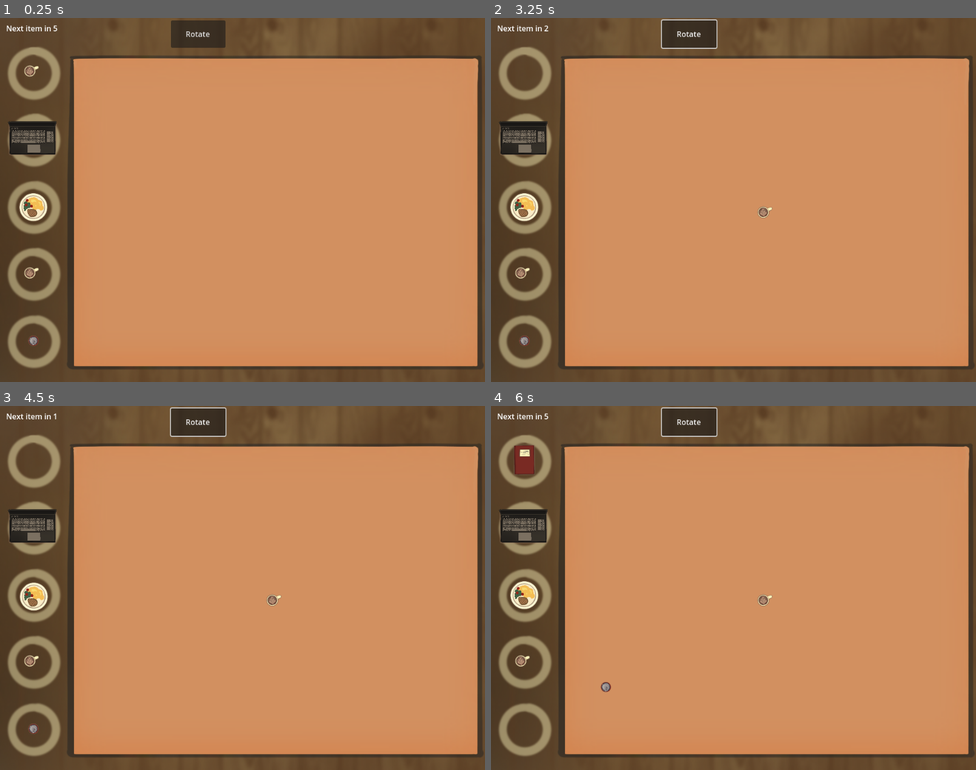
Above: before the commit, frames 1-4 (two rows, left to right).
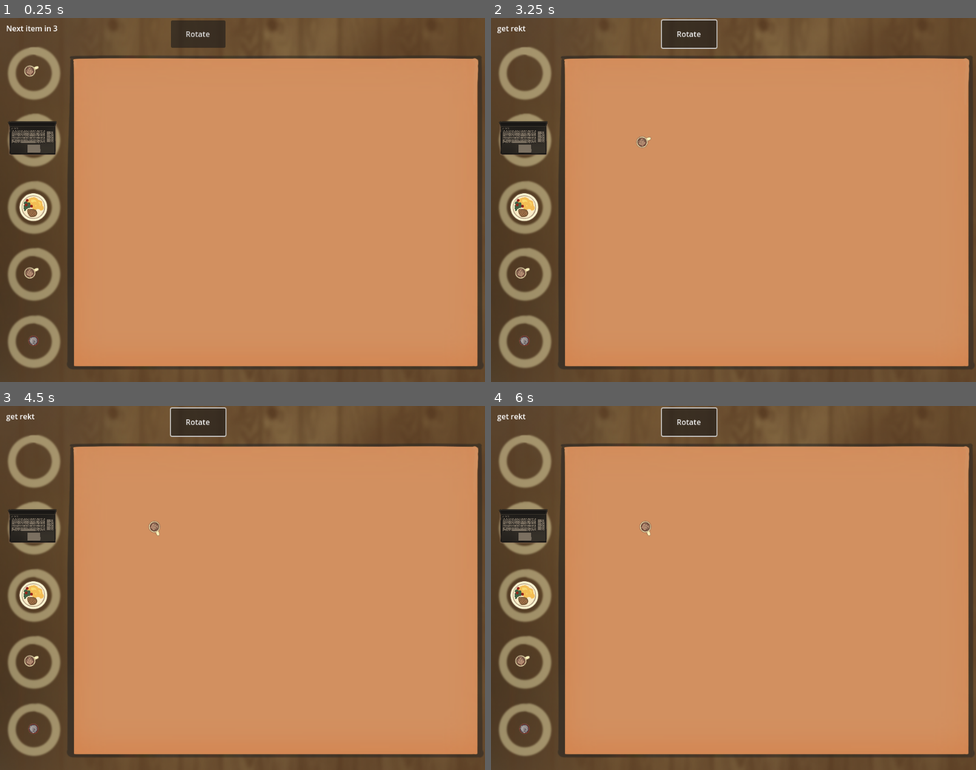
Above: after the commit, the same moments.

Repository: Nekaque/GJTraining
Game: Godot game, scene res://scenes/main.tscn
The game is run twice, just before and just after one commit, with the same random seed, the same clock (stepped at 60 frames per second) and the same inputs.
Inputs (mouse positions are in pixels of both pictures, inside the frame that each line leads up to):
- Up to frame 1 (0.25 s): no input
- Up to frame 2 (3.25 s): click "Rotate" at 0.5 s; click "Rotate" at 1.25 s; click "Rotate" at 2 s; tap Enter at 2.75 s; drag from (524, 72) to (767, 210) at 2.77 s
- Up to frame 3 (4.5 s): tap Space at 3.5 s; drag from (33, 526) to (276, 598) at 3.52 s; move the mouse to (33, 595) at 4.27 s; hold R (rotate) from 4.28 s (still down); click (33, 595) at 4.42 s
- Up to frame 4 (6 s): release R (rotate) at 5 s; tap Enter at 5 s; drag from (524, 660) to (767, 602) at 5.02 s; drag from (524, 729) to (767, 602) at 5.77 s

The runs differ from the first frame. In frame 1, less than 0.1% of the frame differs, in the area x 11-12%, y 2-4%; in frame 2, 0.2%; in frame 3, 0.5%; in frame 4, 0.6%, in the area x 1-58%, y 2-90%.

Commit message:
rotations fixed

Diff:
--- a/scripts/main.gd
+++ b/scripts/main.gd
@@ -8,7 +8,7 @@
 var occupied = null
 var collided = 0
 var rest = 0
-var time = 5
+var time = 3
 var end = false
 var max_type = 4
 @onready var timer = $Timer
@@ -25,6 +25,7 @@
 		occupied.append(true)
 		add_child(temp)
 		items.append(temp)
+	timer.wait_time = time
 	timer.start(0)
 	rest = time
 
@@ -53,7 +54,7 @@
 						dragging.from = -1
 						dragging.start_animation()
 				dragging = null
-	if (event.is_action_pressed("rotate") and dragging): dragging.rotate(90)
+	if (event.is_action_pressed("rotate") and dragging): dragging.rotate(deg_to_rad(90))
 
 
 func _on_timer_timeout() -> void:
